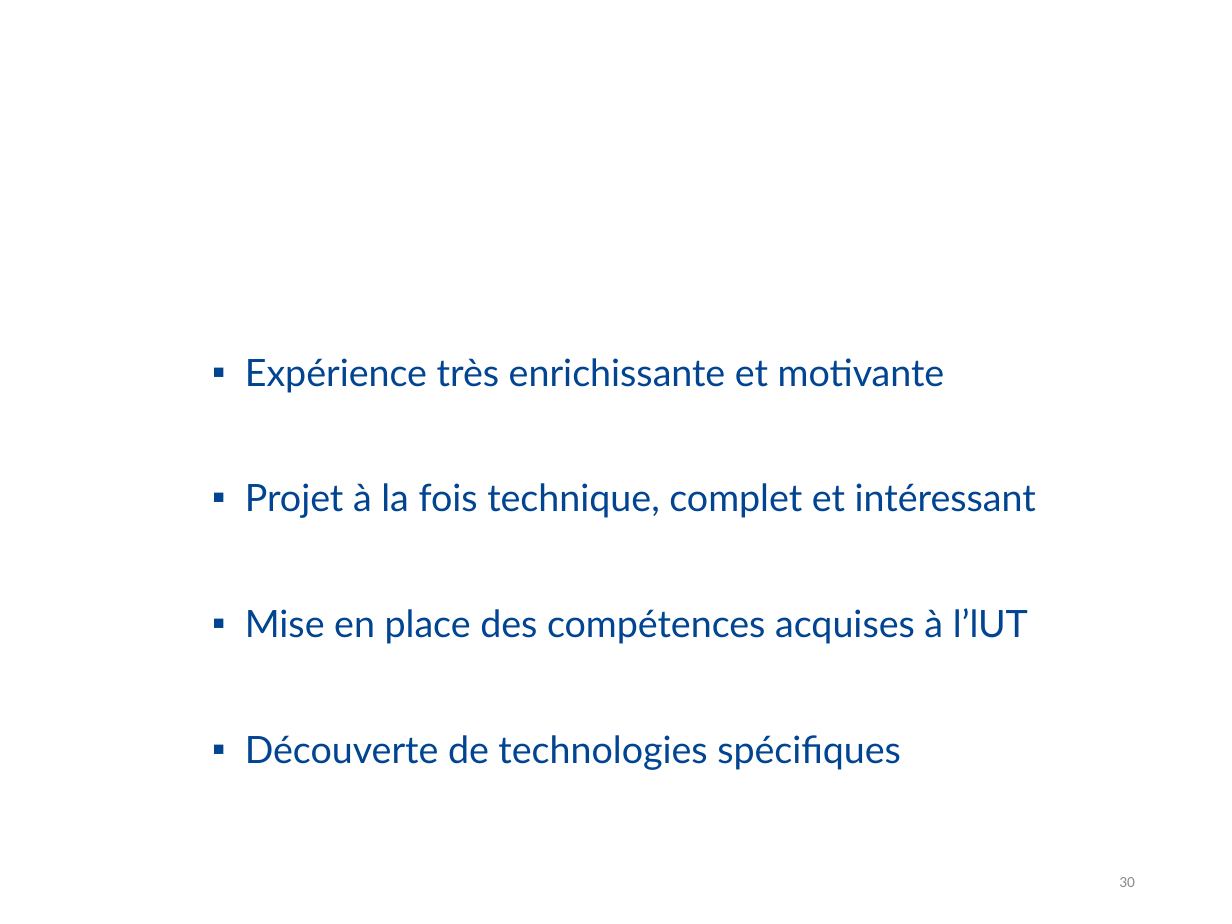
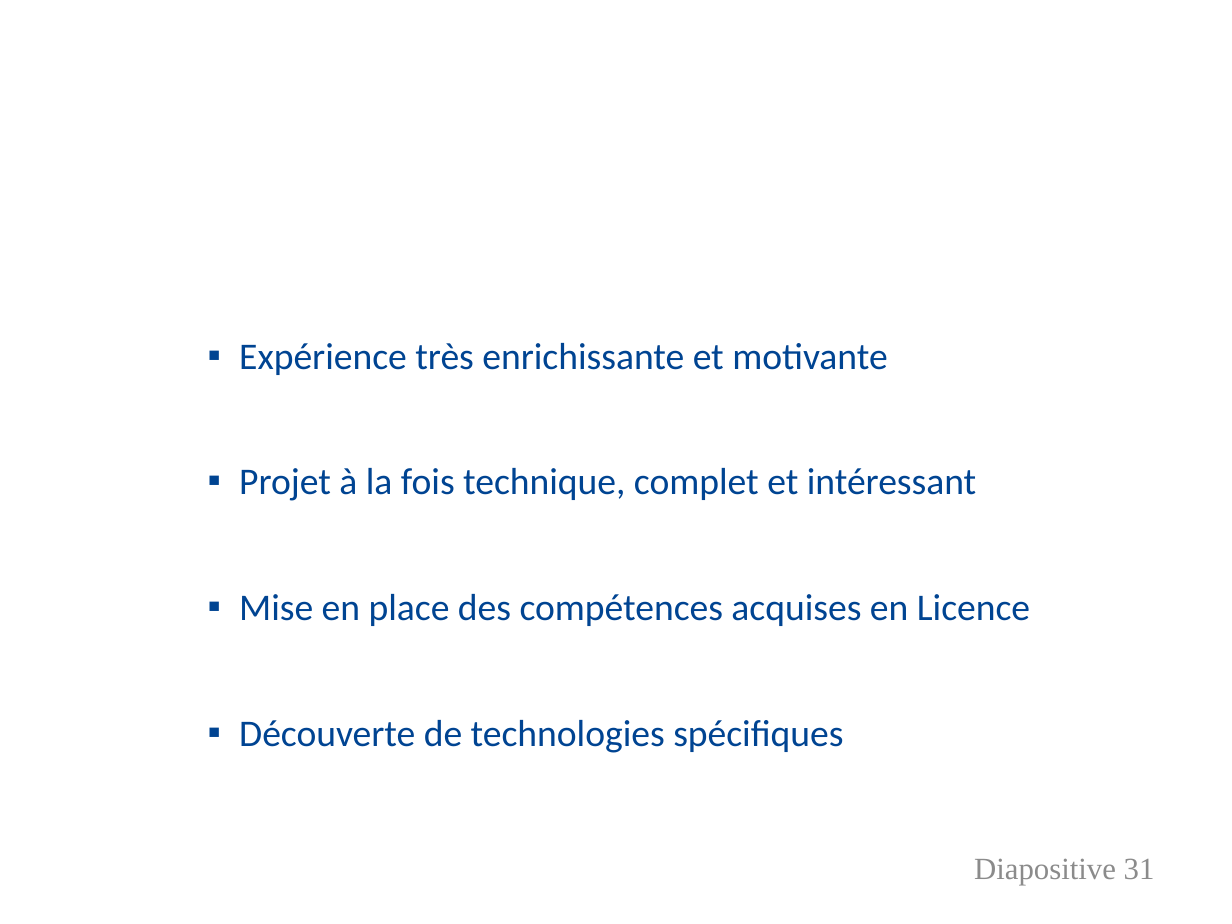
Before and after one commit to FlorentALAPETITE/Rapport_Stage_2017, a slide deck: slide 31 of Soutenance_Stage.pptx (slide 30 before the commit). Drawn at 1232x924 pixels with LibreOffice and Linux fonts; fonts in the diff are those of the drawing; background and template pictures are left out. Boxes give left, top, right and bottom in pixels: in the first picture for what was removed or moved away, otherwise in the second. Text is boxed around its words. In the diff, an @@ line names an element or a change of style, - is before the commit and + after.

```diff
--- a/Soutenance_Stage.pptx
+++ b/Soutenance_Stage.pptx
@@ text "Expérience très enrichissante et motivante": place and size @@
-text "Expérience très enrichissante et motivante" at [245,358,1036,770]
+text "Expérience très enrichissante et motivante" at [239,343,1030,753]
@@ text at [239,343,976,753]: font Lato to Calibri in "Expérience très enrichissante et motivante", "Projet à la fois technique, complet et ...", "Découverte de technologies spécifiques" @@
@@ text at [239,594,1030,626]: text changed; font Lato to Calibri @@
-▪ Mise en place des compétences acquises à l’lUT
+▪ Mise en place des compétences acquises en Licence
@@ page number added at [974,858,1155,885], 18 pt, text #8C8C8C @@
+Diapositive 31
@@ page number removed at [1119,877,1135,887] @@
-30
```
Also in this commit, not shown: 3 other slides changed, 1 slide added, 3 other files.
